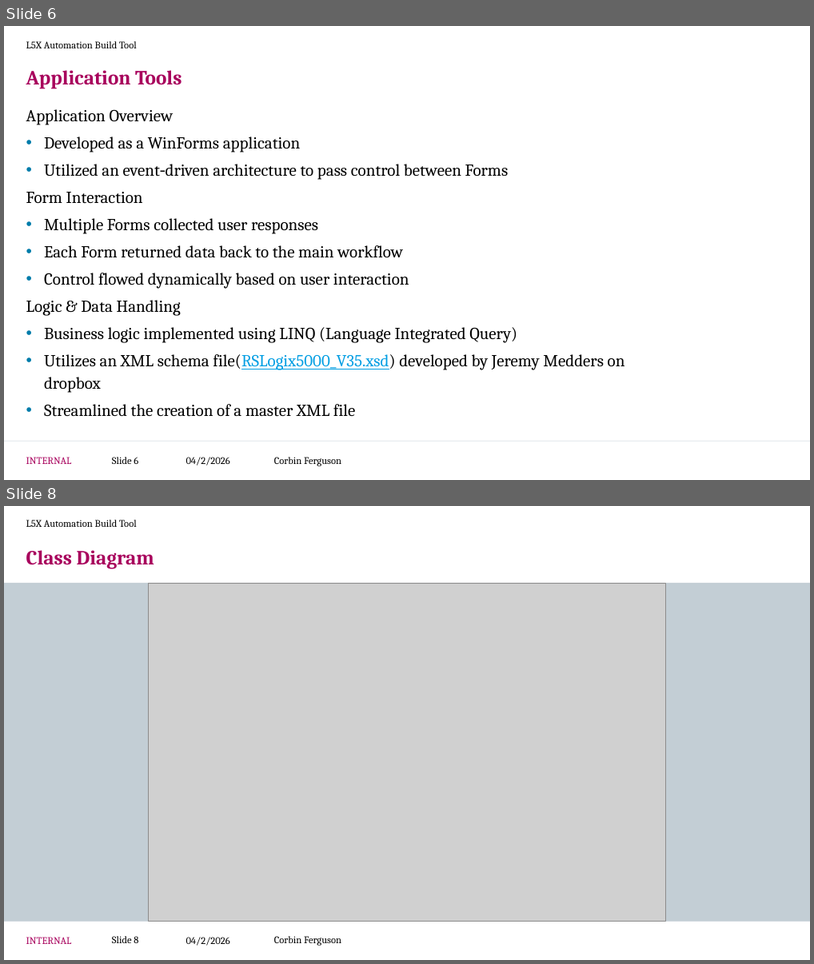
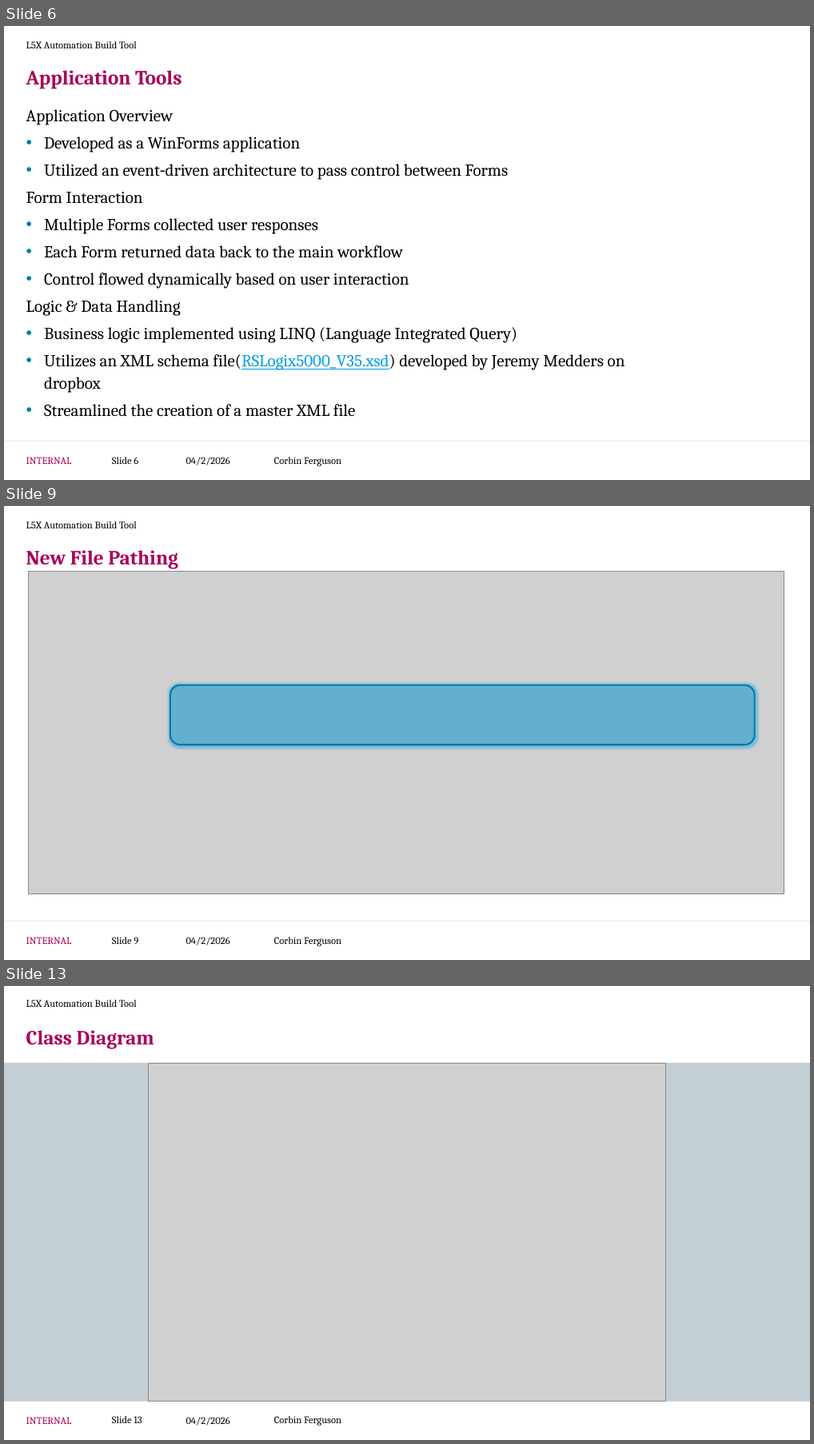
Before and after one commit to CorbinFerguson/ThesisBuildTool, a slide deck: Thesis Writing Documents/Project Development.pptx. Shown one above the other, each under a label of ours: slides 6 and 8 before the commit, slides 6, 9 and 13 after it; the slides between them are not shown. The pictures are 814x964 and 814x1444 pixels, drawn with LibreOffice and Linux fonts; fonts in the diff are those of the drawing; grey boxes stand for pictures; background and template pictures are left out. Boxes give left, top, right and bottom in pixels: in the first picture for what was removed or moved away, otherwise in the second. Text is boxed around its words. In the diff, an @@ line names an element or a change of style, - is before the commit and + after.

```diff
--- a/Thesis Writing Documents/Project Development.pptx
+++ b/Thesis Writing Documents/Project Development.pptx
@@ slide 9 added at (4,506,810,960), background #FFFFFF; not listed: 3 template elements that a slide beside it also shows @@
@@ text added at (26,521,137,528), 12 pt, text #000000 @@
+L5X Automation Build Tool
@@ title added at (26,550,178,569), 24 pt, text #A8005C, bold @@
+New File Pathing
@@ picture added at (28,571,784,894) @@
@@ rounded rectangle added at (170,685,755,745), fill #007CAA at 20% opacity, outline #007CAA 2 pt @@
@@ page number added at (112,936,138,944), 12 pt, text #000000 @@
+Slide 9
@@ text added at (274,936,342,946), 12 pt, text #000000 @@
+Corbin Ferguson
@@ what was slide 8 is now slide 13 @@
@@ page number at (112,1416,142,1423): text changed @@
-Slide 8
+Slide 13
```
Also in this commit, not shown: 1 slide changed, 4 other slides added.
